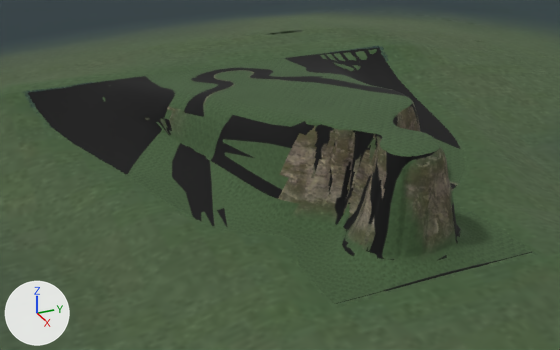
Renders of the glTF model public/models/ground-desktop.glb from each side of a commit.
Rendered twice from a 50 mm camera at (54.8, -36.6, 25.7) aimed at (-18.2, -3.7, -10.8). Every picture has the same lights, and +X, +Y and +Z are marked at lower left. The picture after the commit comes second. Vertices at exactly the same position are counted once.

In view in the first picture: 'Game_Landscape', 'Game_Plateau'.
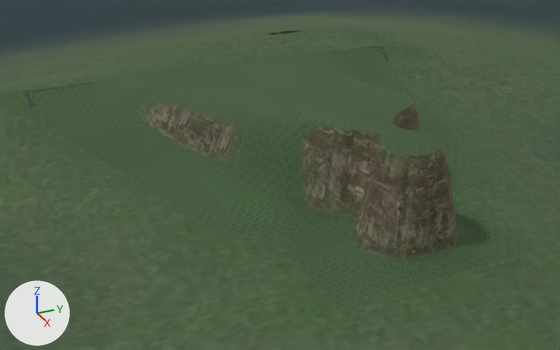
Commit message: fix: terrain Error

The change, as a diff of the scene's bpy script:
```diff
--- a/public/models/ground-desktop.glb.py
+++ b/public/models/ground-desktop.glb.py
@@ me_game_plateau_mesh @@
 # used by ob_game_plateau; location = (0.0, 0.0, 0.0)
-me_game_plateau_mesh.from_pydata(...)  # 3982 vertices, 7881 faces; spans x -47.1..8.0, y -27.2..26.2, z -10.4..0.1
+me_game_plateau_mesh.from_pydata(...)  # 6940 vertices, 13766 faces; spans x -47.1..8.0, y -27.2..26.2, z -10.4..0.1
+# me_game_plateau_mesh part 1: 17 vertices moved within x -8.3..5.0, y -5.1..6.3, z -8.9..-0.3; 2956 vertices added at x -47.1..8.0, y -19.3..19.5, z -10.4..0.1
+# me_game_plateau_mesh part 2: 2 vertices added at x -39.0..-33.1, y 19.6..22.5, z -9.2..-8.7
+# me_game_plateau_mesh part 3: 2406 kept faces spanning x -47.1..8.0, y -27.2..24.9, z -10.4..0.1 get new texture (UV) coordinates
 me_game_plateau_mesh.materials.append(mat_game_desktop_plateau)
```

Location of each change, [x1, y1, x2, y2] in pixels of the pictures (560 x 350 px):
'Game_Plateau', reshaped: before [28, 48, 533, 304]; after [28, 47, 533, 304]
part 1 of me_game_plateau_mesh, built on: before [316, 107, 456, 251]; after [92, 55, 533, 304]
part 2 of me_game_plateau_mesh, added (green): after [372, 62, 401, 93]
part 3 of me_game_plateau_mesh, surface changed: [28, 54, 509, 296] in both
